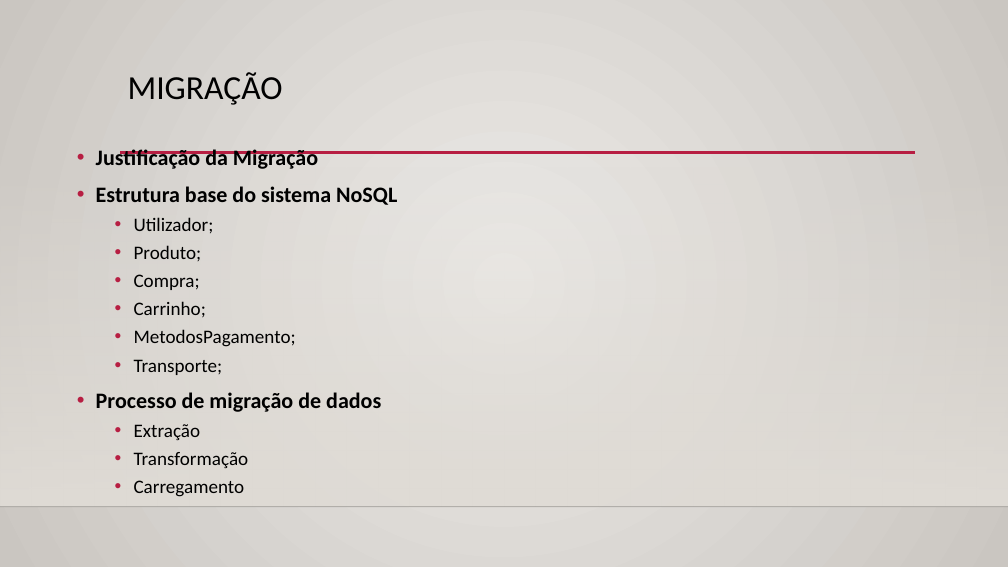
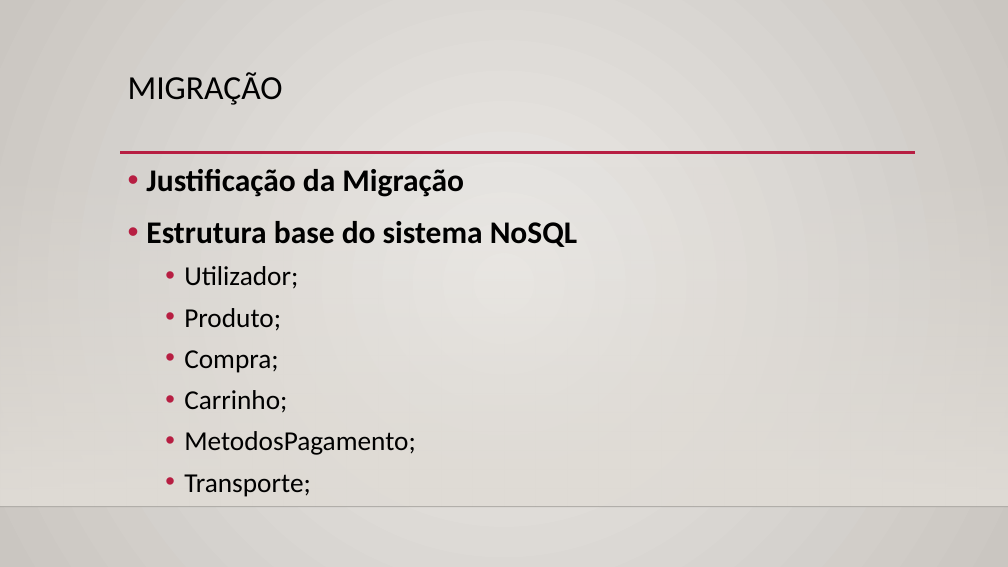
Before and after one commit to PedroCapa/BD, a slide deck: slide 9 of Apresentação BD.pptx (slide 8 before the commit). Drawn at 1008x567 pixels with LibreOffice and Linux fonts; fonts in the diff are those of the drawing; background and template pictures are left out. Boxes give left, top, right and bottom in pixels: in the first picture for what was removed or moved away, otherwise in the second. Text is boxed around its words. In the diff, an @@ line names an element or a change of style, - is before the commit and + after.

```diff
--- a/Apresentação BD.pptx
+++ b/Apresentação BD.pptx
@@ text "Justificação da Migração": place and size @@
-text "Justificação da Migração" at (96,149,397,497)
+text "Justificação da Migração" at (146,169,577,497)
@@ text "Justificação da Migração" at (146,169,577,497): size 21 to 30 pt in "Justificação da Migração", "Estrutura base do sistema NoSQL"; size 18.2 to 26 pt in "Utilizador;", "Produto;", "Compra;", "Carrinho;" and 2 more places; line spacing 1 to 1.1 @@
@@ text at (96,392,381,497): paragraphs removed @@
-• Processo de migração de dados
-  • Extração
-  • Transformação
-  • Carregamento
```
Also in this commit, not shown: 5 other slides changed, 2 slides added, 1 other file.
